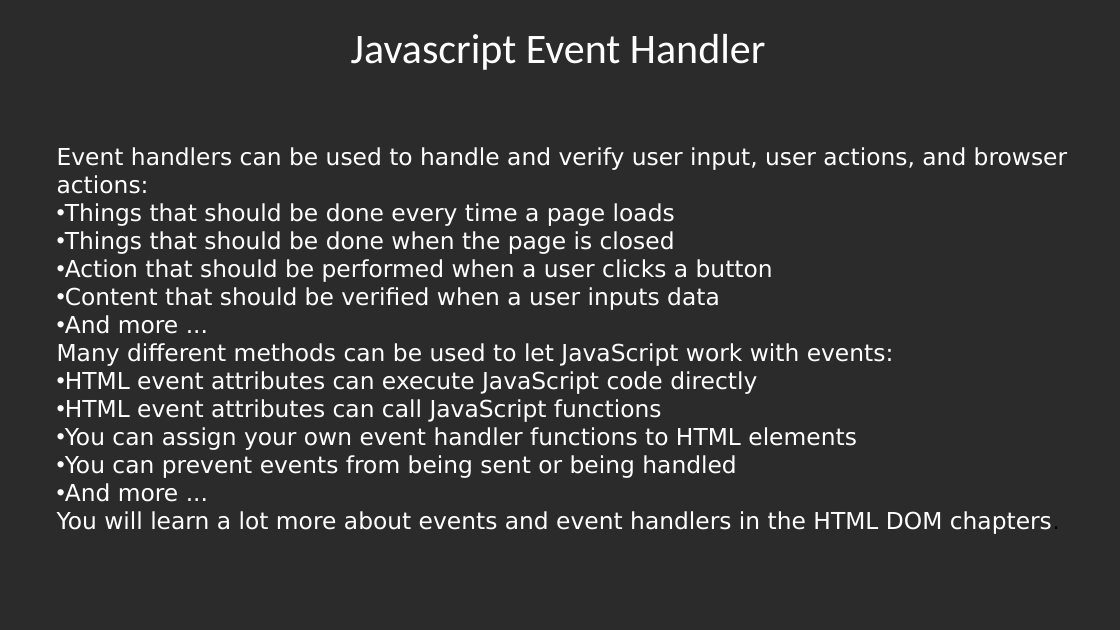
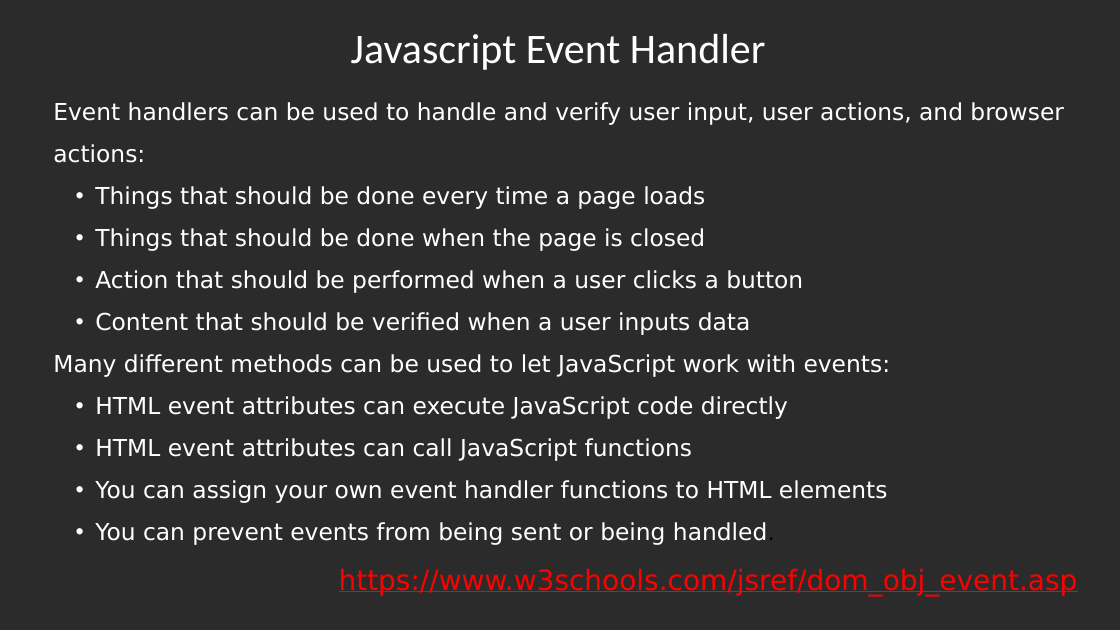
Before and after one commit to jianchentech/WebCamp, a slide deck: slide 13 of WebLecture/Lecture13-Javascript4.pptx. Drawn at 1120x630 pixels with LibreOffice and Linux fonts; fonts in the diff are those of the drawing; background and template pictures are left out; a plain dark background stands for a picture behind light text. Boxes give left, top, right and bottom in pixels: in the first picture for what was removed or moved away, otherwise in the second. Text is boxed around its words. In the diff, an @@ line names an element or a change of style, - is before the commit and + after.

Commit message:
Add event file

```diff
--- a/WebLecture/Lecture13-Javascript4.pptx
+++ b/WebLecture/Lecture13-Javascript4.pptx
@@ text "Event handlers can be used ...": place and size @@
-text "Event handlers can be used ..." at [57,147,1067,534]
+text "Event handlers can be used ..." at [53,102,1078,596]
@@ text at [53,102,1063,503]: line spacing 1 to 1.5; list level 1 to 2 in "Things that should be done ..."; list level 1 to 2 in "Action that should be performed ..."; list level 1 to 2 in "Content that should be verified ..."; list level 1 to 2 in "HTML event attributes can execute ..."; list level 1 to 2 in "HTML event attributes can call ..."; list level 1 to 2 in "You can assign your own ..." @@
@@ text at [65,315,179,334]: paragraph removed @@
-• And more ...
@@ text at [95,522,1078,596]: text changed; size 20 to 24 pt; text colour #FFFFFF to #FF0000 @@
-• You can prevent events from being sent or being handled
-• And more ...
-You will learn a lot more about events and event handlers in the HTML DOM chapters.
+  • You can prevent events from being sent or being handled.
+  https://www.w3schools.com/jsref/dom_obj_event.asp
```
Also in this commit, not shown: 3 other slides changed, 1 other file.
